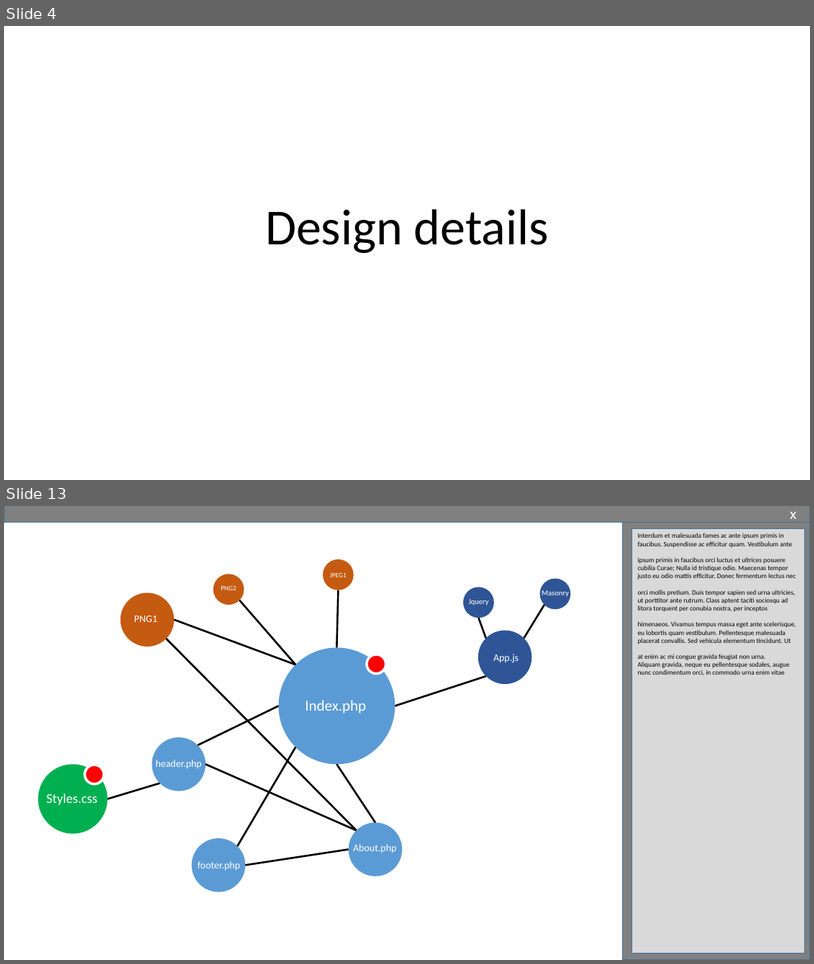
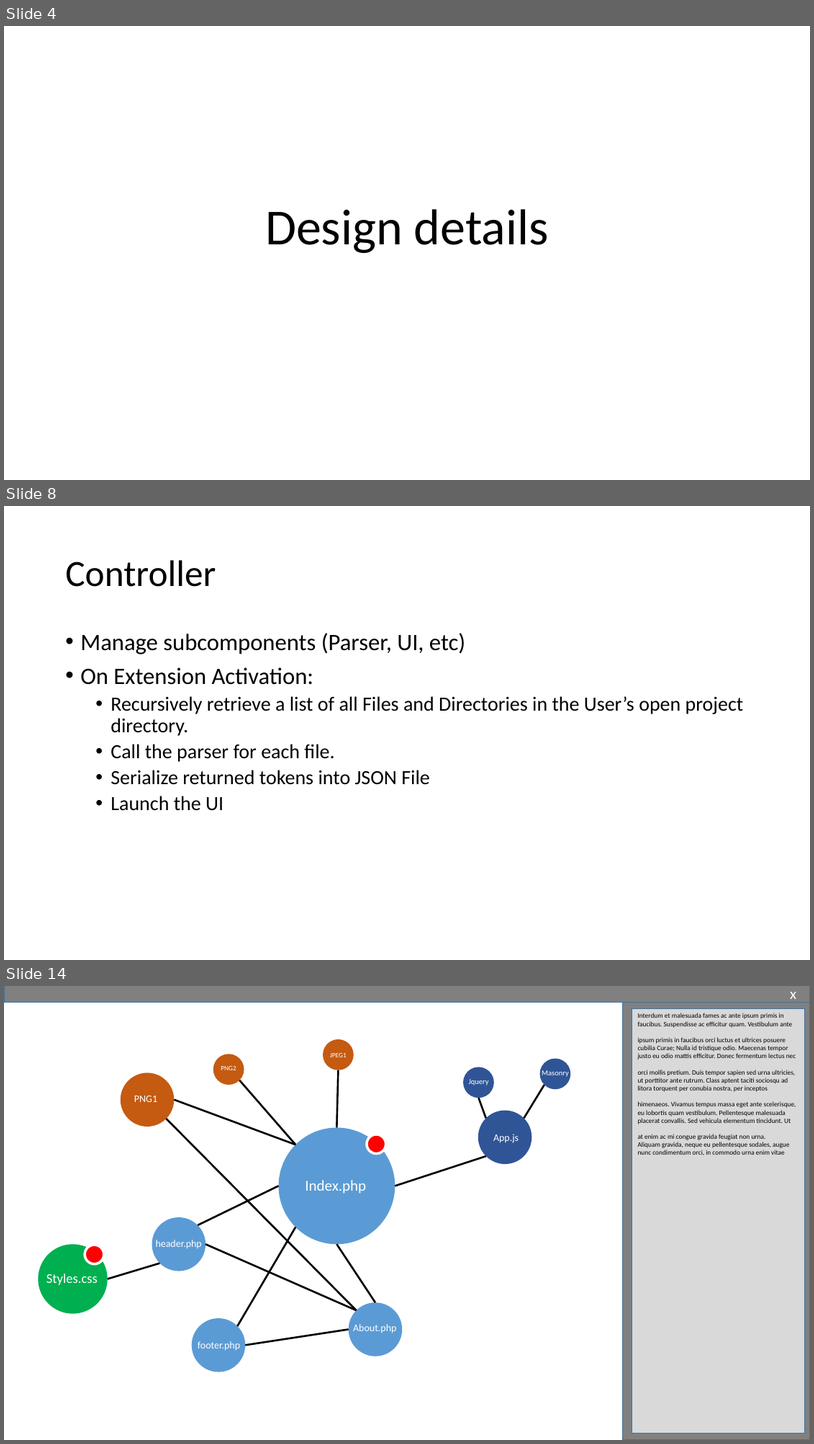
Before and after one commit to slichlyter12/Postal, a slide deck: ProgressReportMidWinter/Progress-Report-MidWinter-team38.pptx. Shown one above the other, each under a label of ours: slides 4 and 13 before the commit, slides 4, 8 and 14 after it; the slides between them are not shown. The pictures are 814x964 and 814x1444 pixels, drawn with LibreOffice and Linux fonts; fonts in the diff are those of the drawing. Boxes give left, top, right and bottom in pixels: in the first picture for what was removed or moved away, otherwise in the second. Text is boxed around its words. In the diff, an @@ line names an element or a change of style, - is before the commit and + after.

```diff
--- a/ProgressReportMidWinter/Progress-Report-MidWinter-team38.pptx
+++ b/ProgressReportMidWinter/Progress-Report-MidWinter-team38.pptx
@@ slide 8 added at box(4, 506, 810, 960), background #FFFFFF @@
@@ title added at box(65, 560, 216, 587), 44 pt, text #000000 @@
+Controller
@@ text added at box(80, 633, 744, 811), 24 pt, text #000000 @@
+• Manage subcomponents (Parser, UI, etc)
+• On Extension Activation:
+  • Recursively retrieve a list of all Files and Directories in the User’s open project directory.
+  • Call the parser for each file.
+  • Serialize returned tokens into JSON File
+  • Launch the UI
@@ what was slide 13 is now slide 14 @@
```
Also in this commit, not shown: 14 slides changed, 15 other slides added, 6 slides removed.
